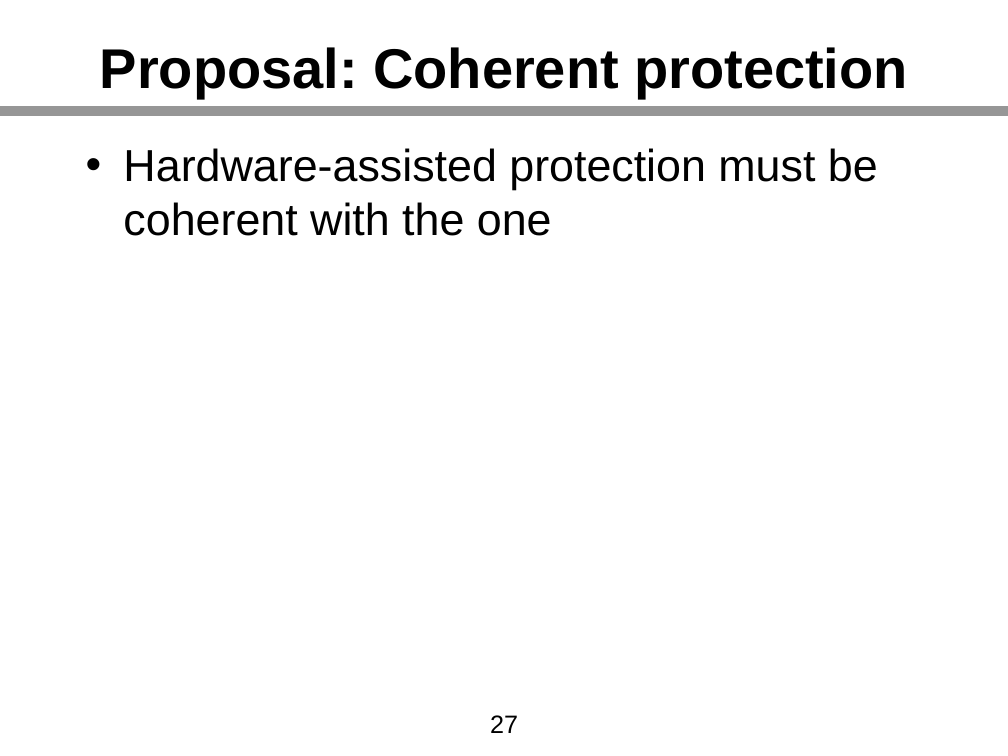
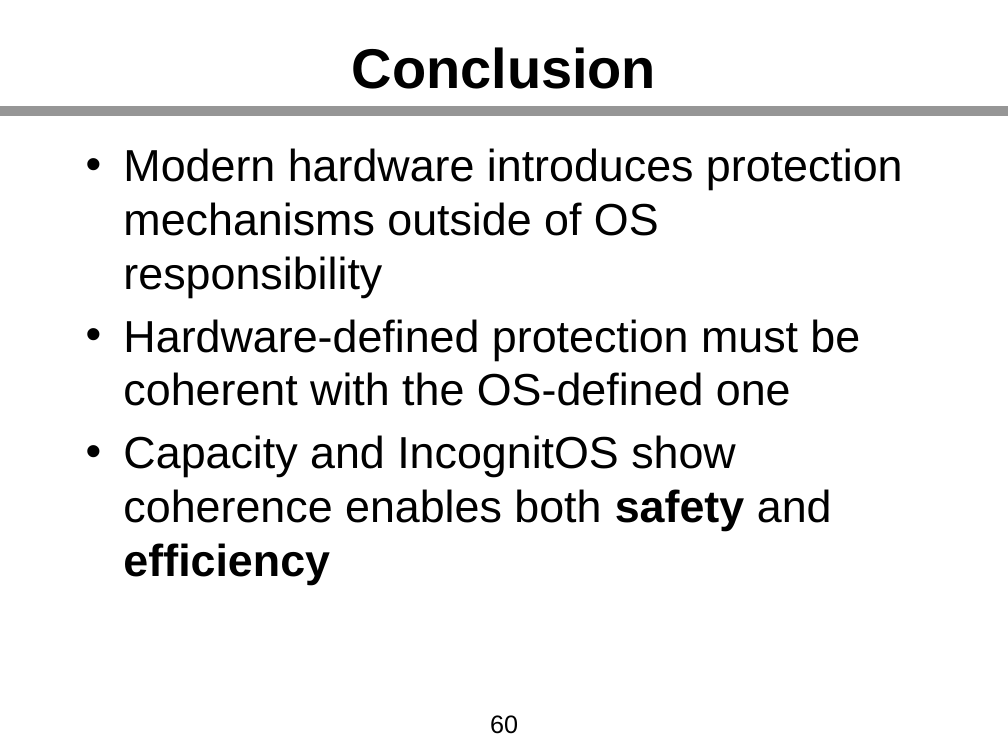
Before and after one commit to kha-dinh/kha-dinh.github.io, a slide deck: slide 60 of assets/pdf/thesis_slides.pptx (slide 27 before the commit). Drawn at 1008x756 pixels with LibreOffice and Linux fonts; fonts in the diff are those of the drawing. Boxes give left, top, right and bottom in pixels: in the first picture for what was removed or moved away, otherwise in the second. Text is boxed around its words. In the diff, an @@ line names an element or a change of style, - is before the commit and + after.

```diff
--- a/assets/pdf/thesis_slides.pptx
+++ b/assets/pdf/thesis_slides.pptx
@@ title at (352, 47, 656, 89): text changed @@
-Proposal: Coherent protection
+Conclusion
@@ text at (123, 148, 903, 585): text changed @@
-• Hardware-assisted protection must be coherent with the one
+• Modern hardware introduces protection mechanisms outside of OS responsibility
+• Hardware-defined protection must be coherent with the OS-defined one
+• Capacity and IncognitOS show coherence enables both safety and efficiency
@@ page number at (490, 715, 518, 734): text changed @@
-27
+60
```
Also in this commit, not shown: 19 other slides changed, 66 slides added, 18 slides removed, 1 other file.
